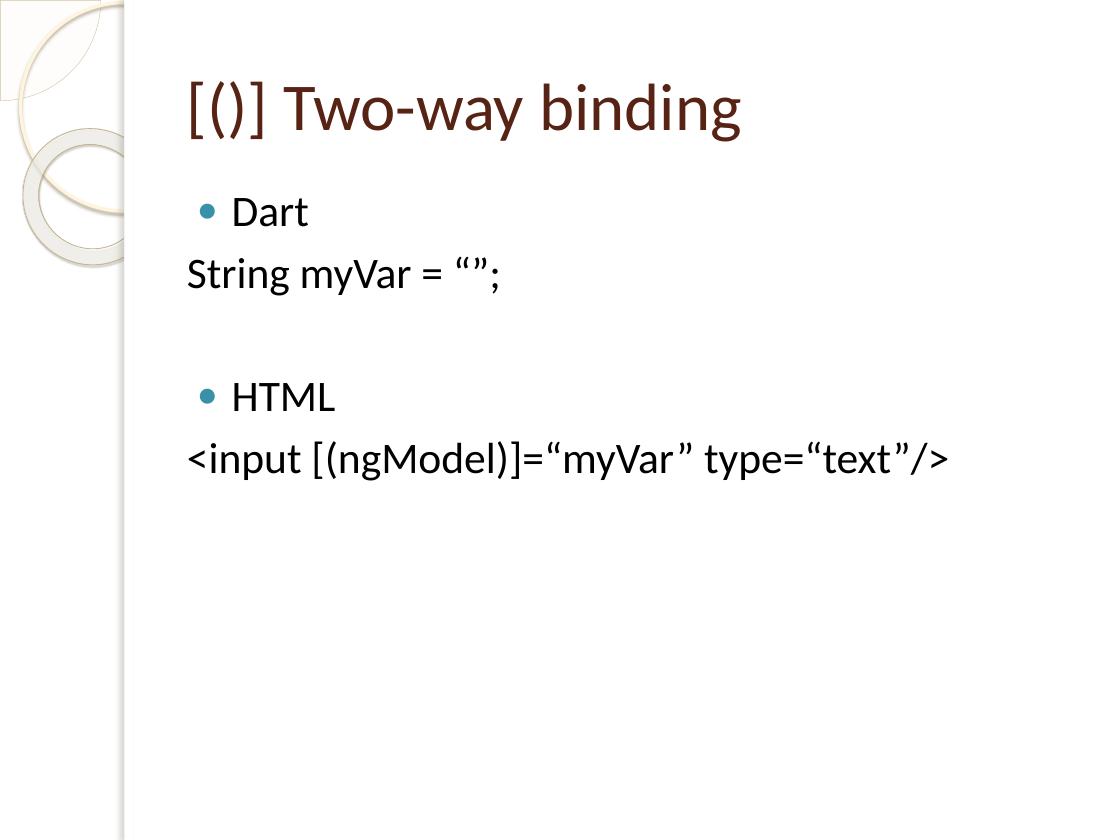
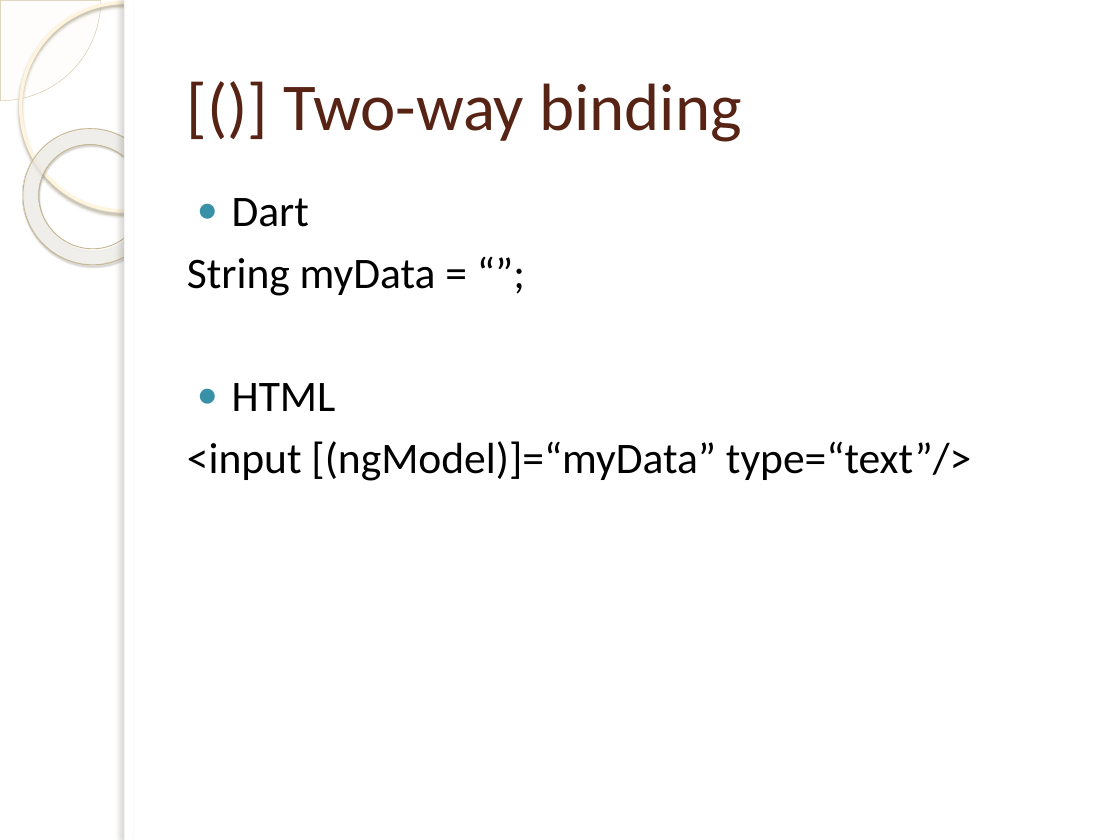
Before and after one commit to cdnielson/angular2presentation, a slide deck: slide 16 of Angular 2.pptx. Drawn at 1120x840 pixels with LibreOffice and Linux fonts; fonts in the diff are those of the drawing; background and template pictures are left out. Boxes give left, top, right and bottom in pixels: in the first picture for what was removed or moved away, otherwise in the second. Text is boxed around its words. In the diff, an @@ line names an element or a change of style, - is before the commit and + after.

```diff
--- a/Angular 2.pptx
+++ b/Angular 2.pptx
@@ text at [187,258,436,296]: text changed @@
-String myVar = “”;
+String myData = “”;
@@ text at [187,441,971,481]: text changed @@
-<input [(ngModel)]=“myVar” type=“text”/>
+<input [(ngModel)]=“myData” type=“text”/>
```
Also in this commit, not shown: 7 other slides changed, 3 other files.
